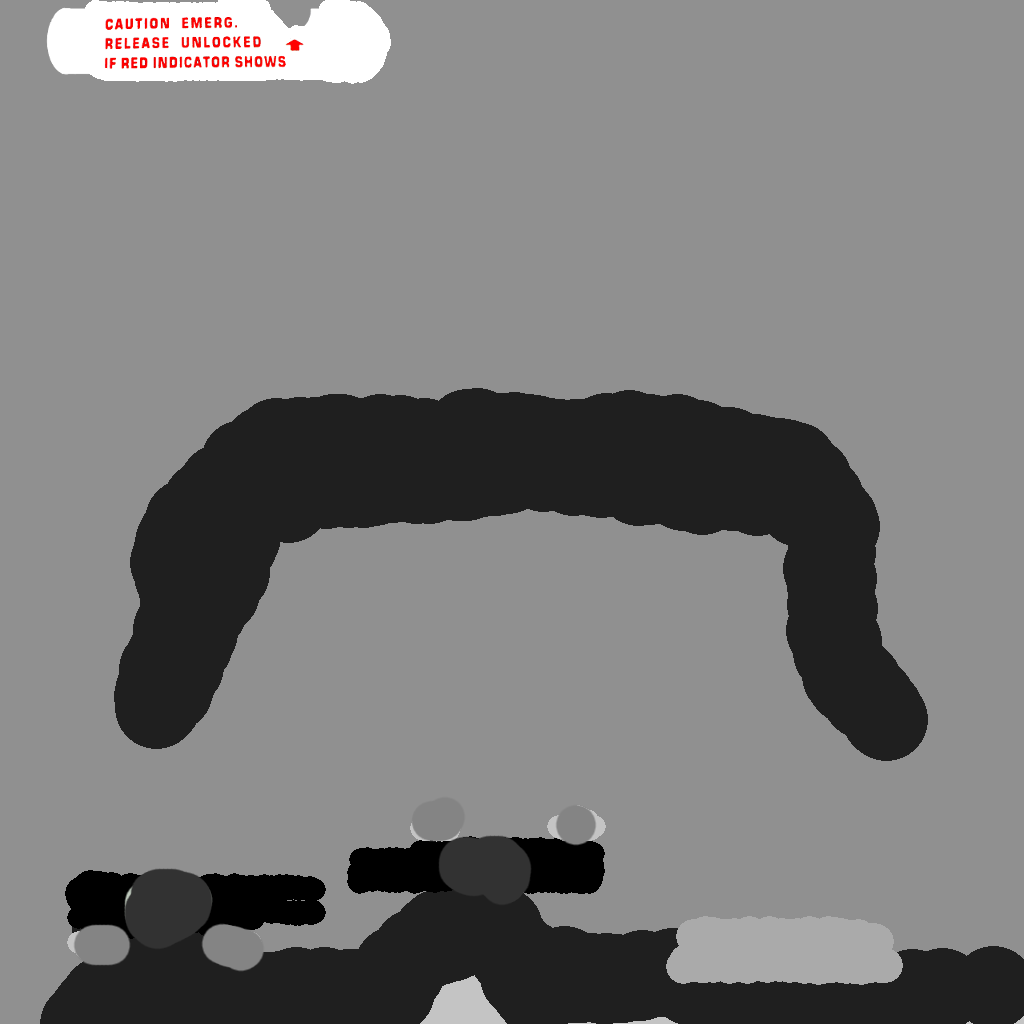
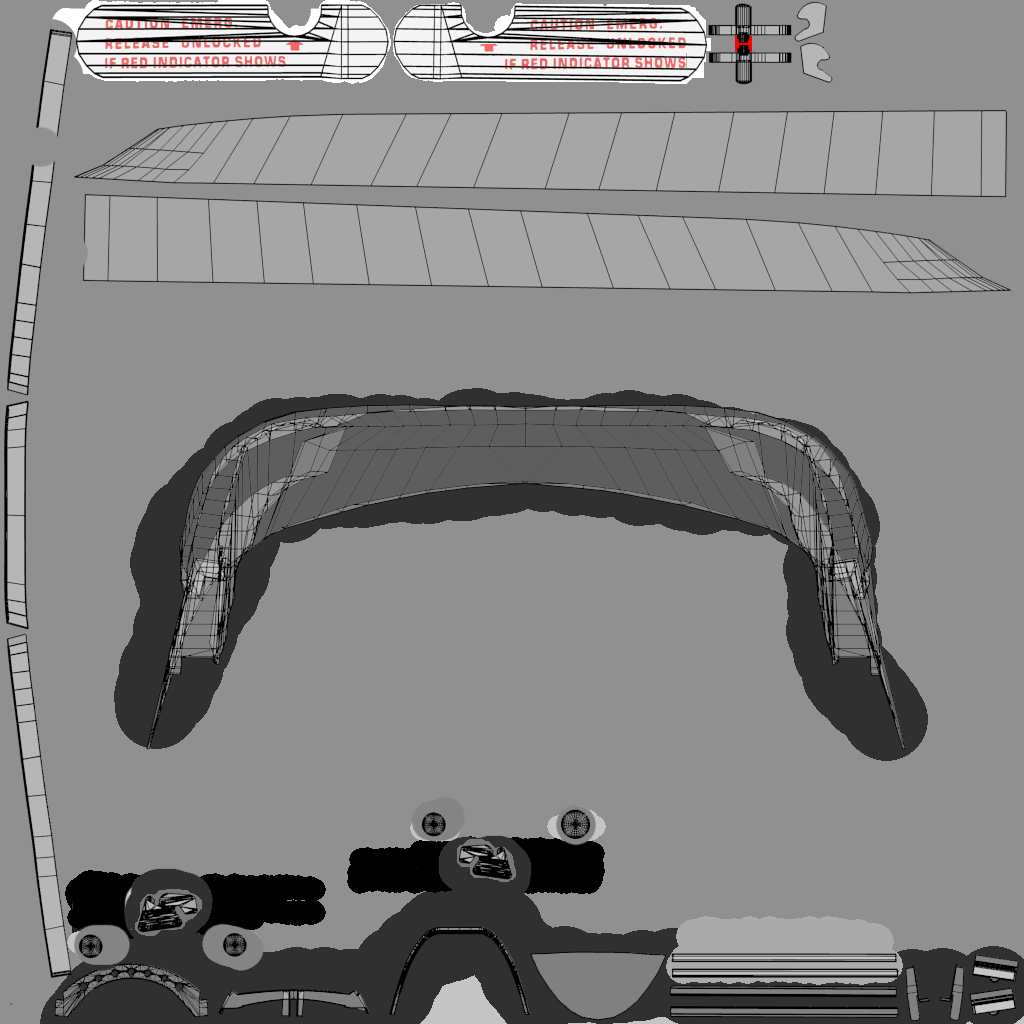
Revision of a layered (1024, 1024) image; what changed, layer by layer:
showed "UV layout" over [4, 1, 1019, 1022]
painted on "Background" over [40, 2, 1024, 1024]
